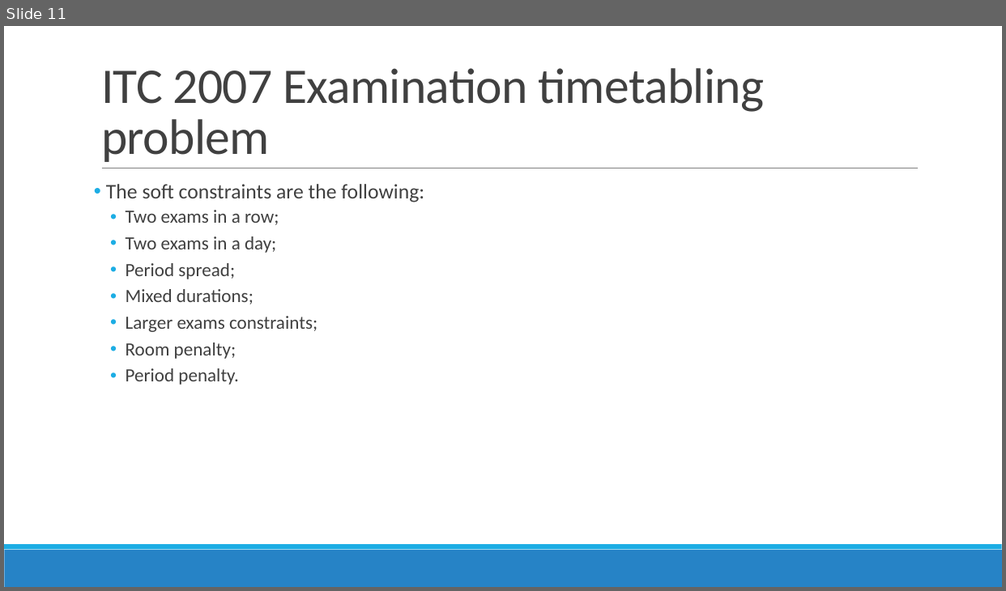
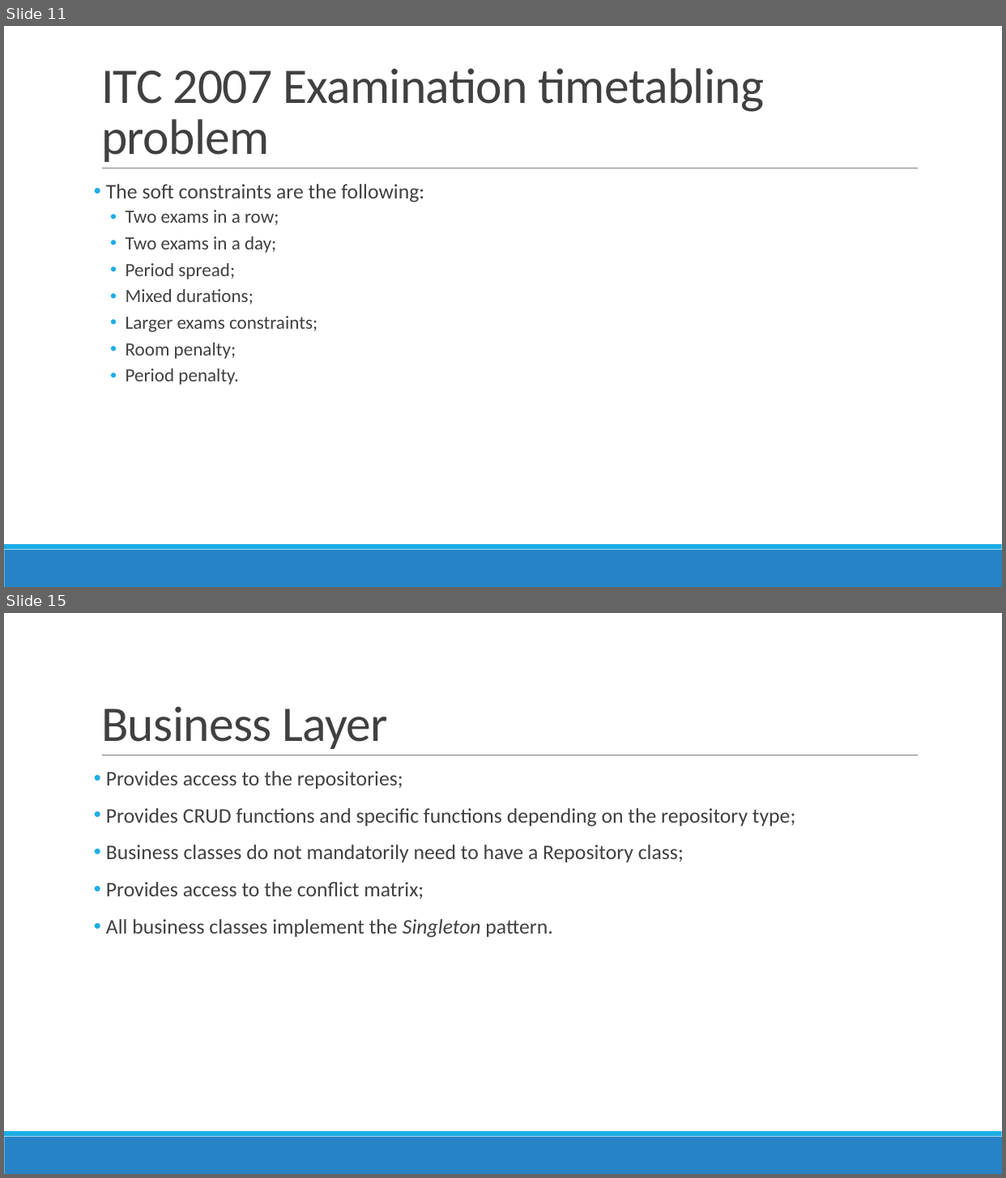
Before and after one commit to devilsdante/isel-examtimetabling-2014-2015, a slide deck: doc/Apresentação Oral/Examination Timetabling Automation using Hybrid Meta-heuristics.pptx. Shown one above the other, each under a label of ours: slide 11 before the commit, slides 11 and 15 after it; the slides between them are not shown. The pictures are 1006x591 and 1006x1178 pixels, drawn with LibreOffice and Linux fonts; fonts in the diff are those of the drawing. Boxes give left, top, right and bottom in pixels: in the first picture for what was removed or moved away, otherwise in the second. Text is boxed around its words. In the diff, an @@ line names an element or a change of style, - is before the commit and + after.

```diff
--- a/doc/Apresentação Oral/Examination Timetabling Automation using Hybrid Meta-heuristics.pptx
+++ b/doc/Apresentação Oral/Examination Timetabling Automation using Hybrid Meta-heuristics.pptx
@@ slide 15 added at bbox=[4, 613, 1002, 1174], background #FFFFFF; not listed: 3 template elements that a slide beside it also shows @@
@@ title added at bbox=[101, 706, 388, 749], 48 pt, text #404040 @@
+Business Layer
@@ text added at bbox=[106, 771, 795, 938], 20 pt, text #404040 @@
+• Provides access to the repositories;
+• Provides CRUD functions and specific functions depending on the repository type;
+• Business classes do not mandatorily need to have a Repository class;
+• Provides access to the conflict matrix;
+• All business classes implement the Singleton pattern.
```
Also in this commit, not shown: 1 slide changed, 10 other slides added, 1 slide removed, 1 other file.
